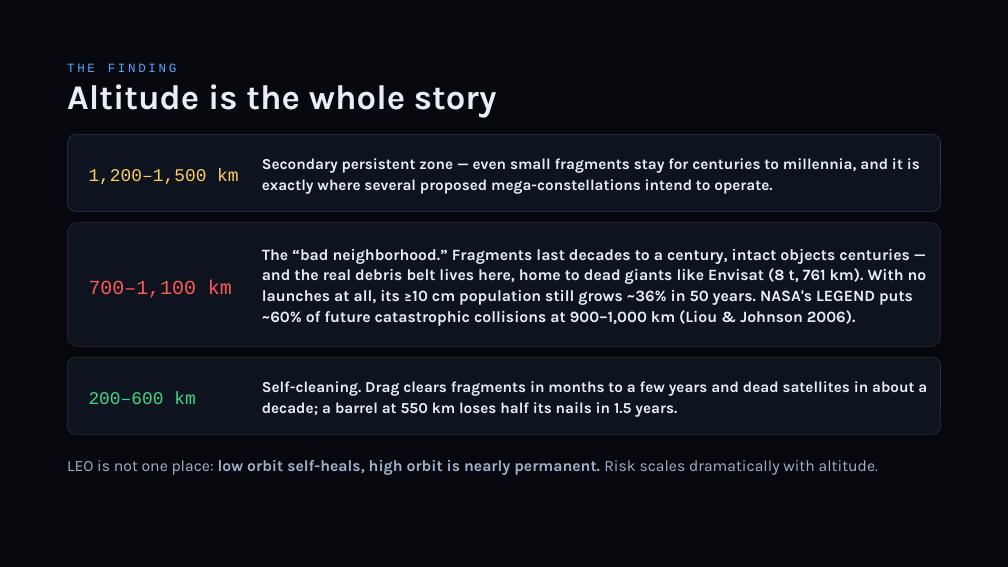
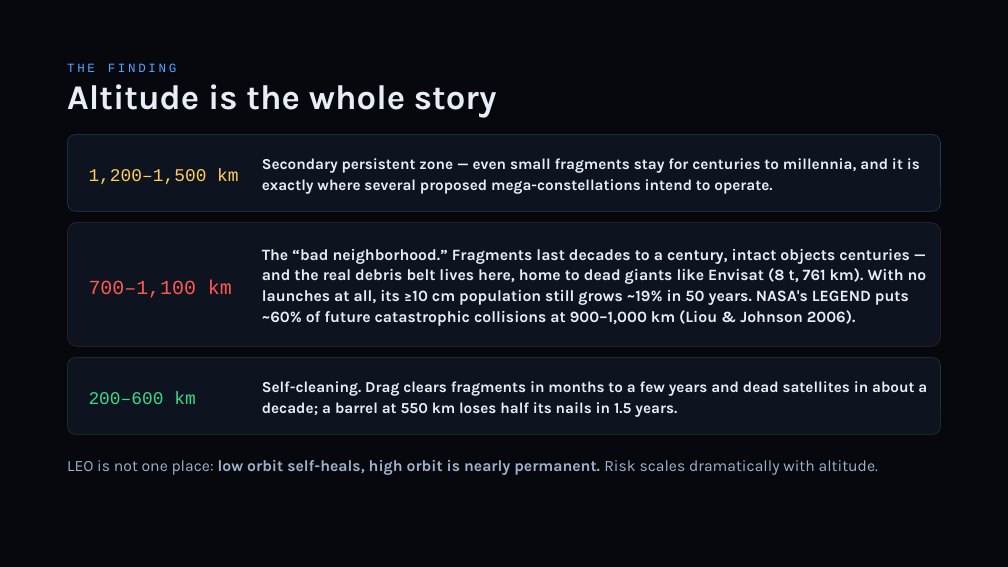
Before and after one commit to TimKadyrov/DebrisCascade, a slide deck: slide 12 of Barrel of Nails — Kessler Study.pptx. Drawn at 1008x567 pixels with LibreOffice and Linux fonts; fonts in the diff are those of the drawing. Boxes give left, top, right and bottom in pixels: in the first picture for what was removed or moved away, otherwise in the second. Text is boxed around its words. In the diff, an @@ line names an element or a change of style, - is before the commit and + after.

Commit message:
Deck on the cube engine; 2006 NASA benchmark panel
- Scenario numbers from 16-seed cube ensembles: nothing added x1.19,
  50/yr x2.6, 200/yr x18, 500/yr x59 (working satellites x4.6), operators
  quit ~yr 27 then x2.8, removal ~10/yr (~2 without explosions, ~60 with
  50/yr). Barrel-sized effects stay on the box model: ceiling +25%,
  90-230 barrels double the 1-10 cm field, ASAT ~22 barrels.
- Charts: seed-range bands/whiskers with the box model dashed; engine
  roles on the tool and engines slides.
- Limits slide: benchmark panel (LEGEND vs box vs cube, no old box) with
  the 2006 rerun at 16 seeds: cube 11.5 (5-17) vs LEGEND 10.8.
- SUMMARY and README rewritten for the cube headline and the benchmark.

```diff
--- a/Barrel of Nails — Kessler Study.pptx
+++ b/Barrel of Nails — Kessler Study.pptx
@@ text at [262,249,927,326]: text changed @@
-The “bad neighborhood.” Fragments last decades to a century, intact objects centuries — and the real debris belt lives here, home to dead giants like Envisat (8 t, 761 km). With no launches at all, its ≥10 cm population still grows ~36% in 50 years. NASA's LEGEND puts ~60% of future catastrophic collisions at 900–1,000 km (Liou & Johnson 2006).
+The “bad neighborhood.” Fragments last decades to a century, intact objects centuries — and the real debris belt lives here, home to dead giants like Envisat (8 t, 761 km). With no launches at all, its ≥10 cm population still grows ~19% in 50 years. NASA's LEGEND puts ~60% of future catastrophic collisions at 900–1,000 km (Liou & Johnson 2006).
```
Also in this commit, not shown: 14 other slides changed, 15 other files.
